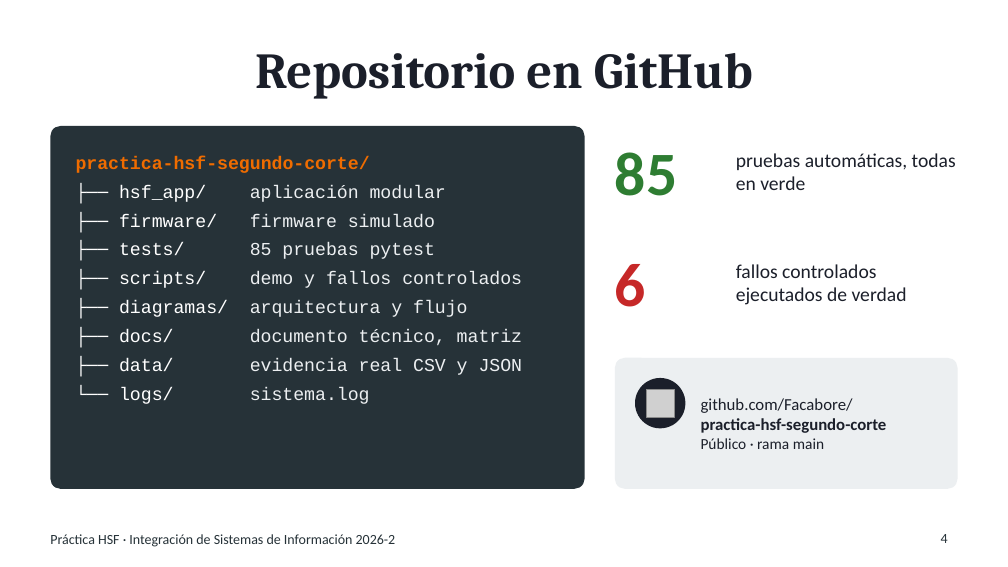
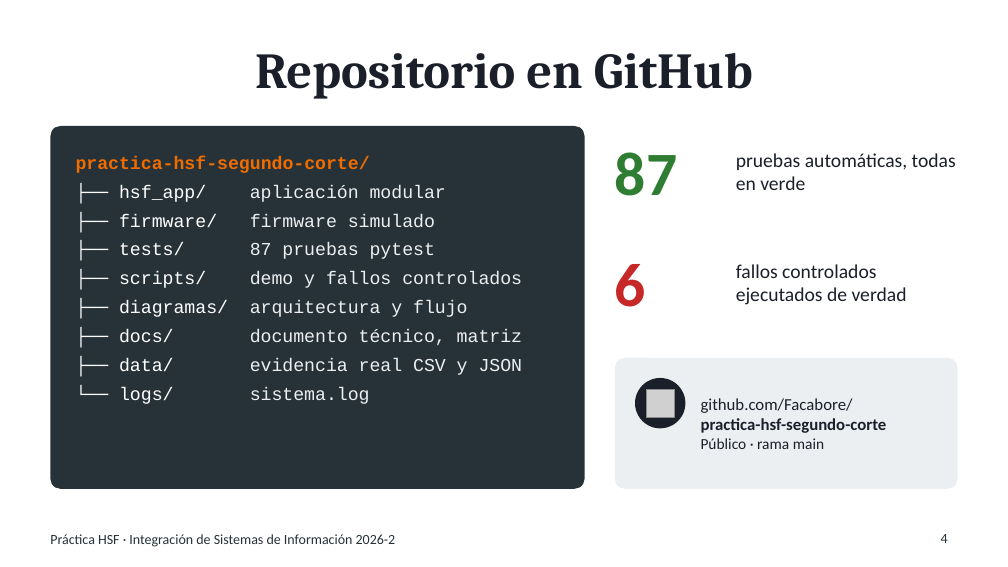
Before and after one commit to Facabore/practica-hsf-segundo-corte, a slide deck: slide 4 of docs/Diapositivas_Video_SegundoCorte.pptx. Drawn at 1008x567 pixels with LibreOffice and Linux fonts; fonts in the diff are those of the drawing; grey boxes stand for pictures. Boxes give left, top, right and bottom in pixels: in the first picture for what was removed or moved away, otherwise in the second. Text is boxed around its words. In the diff, an @@ line names an element or a change of style, - is before the commit and + after.

```diff
--- a/docs/Diapositivas_Video_SegundoCorte.pptx
+++ b/docs/Diapositivas_Video_SegundoCorte.pptx
@@ text at [615, 152, 677, 196]: text changed @@
-85
+87
@@ text at [119, 243, 435, 259]: text changed @@
-├── tests/ 85 pruebas pytest
+├── tests/ 87 pruebas pytest
```
Also in this commit, not shown: 2 other slides changed, 6 other files.
